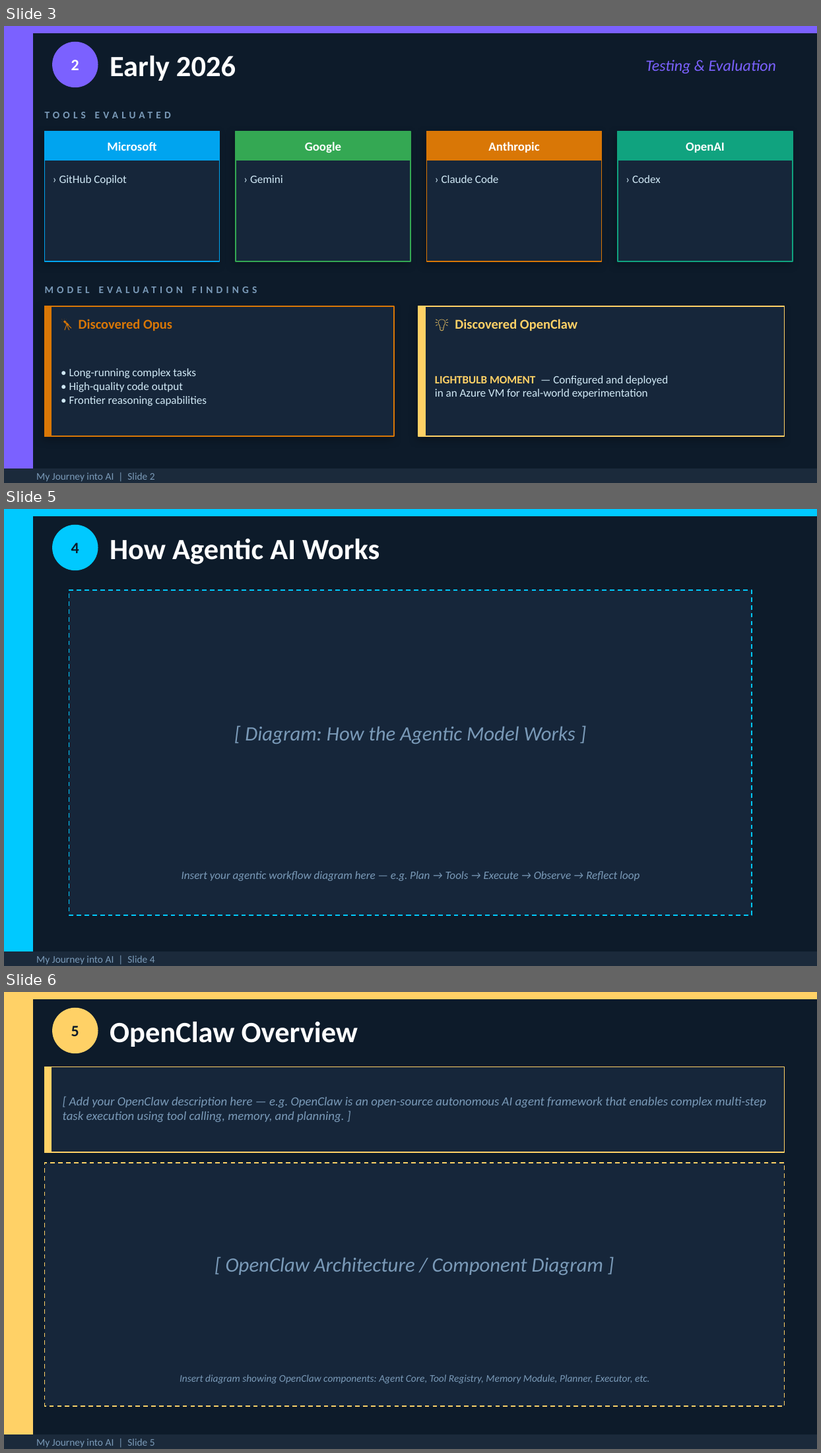
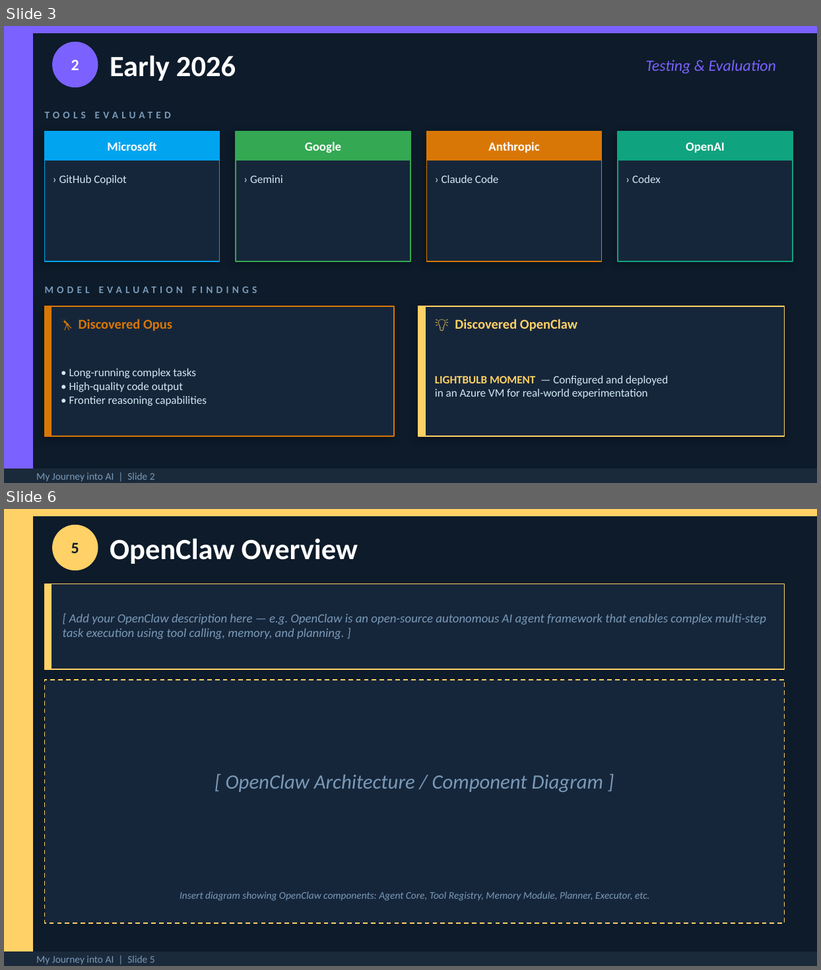
Before and after one commit to jeanhibbert/AiTalk2026, a slide deck: AI_Journey.pptx. Shown one above the other, each under a label of ours: slides 3, 5 and 6 before the commit, slides 3 and 6 after it; the slides between them are not shown. The pictures are 821x1453 and 821x970 pixels, drawn with LibreOffice and Linux fonts; fonts in the diff are those of the drawing. Boxes give left, top, right and bottom in pixels: in the first picture for what was removed or moved away, otherwise in the second. Text is boxed around its words. In the diff, an @@ line names an element or a change of style, - is before the commit and + after.

```diff
--- a/AI_Journey.pptx
+++ b/AI_Journey.pptx
@@ slide 5 removed at [4, 509, 817, 966], background #0D1B2A @@
@@ rectangle removed at [4, 509, 817, 516] @@
@@ rectangle removed at [4, 509, 32, 966] @@
@@ ellipse removed at [53, 525, 98, 570] @@
@@ text removed at [71, 543, 79, 553] @@
-4
@@ text removed at [110, 538, 380, 564] @@
-How Agentic AI Works
@@ rectangle removed at [69, 590, 752, 916] @@
@@ text removed at [245, 726, 576, 744] @@
-[ Diagram: How the Agentic Model Works ]
@@ text removed at [182, 871, 640, 881] @@
-Insert your agentic workflow diagram here — e.g. Plan → Tools → Execute → Observe → Reflect loop
@@ rectangle removed at [4, 952, 817, 966] @@
@@ text removed at [36, 956, 155, 965] @@
-My Journey into AI | Slide 4
```
Also in this commit, not shown: 4 slides changed, 1 slide added, 3 other files.
